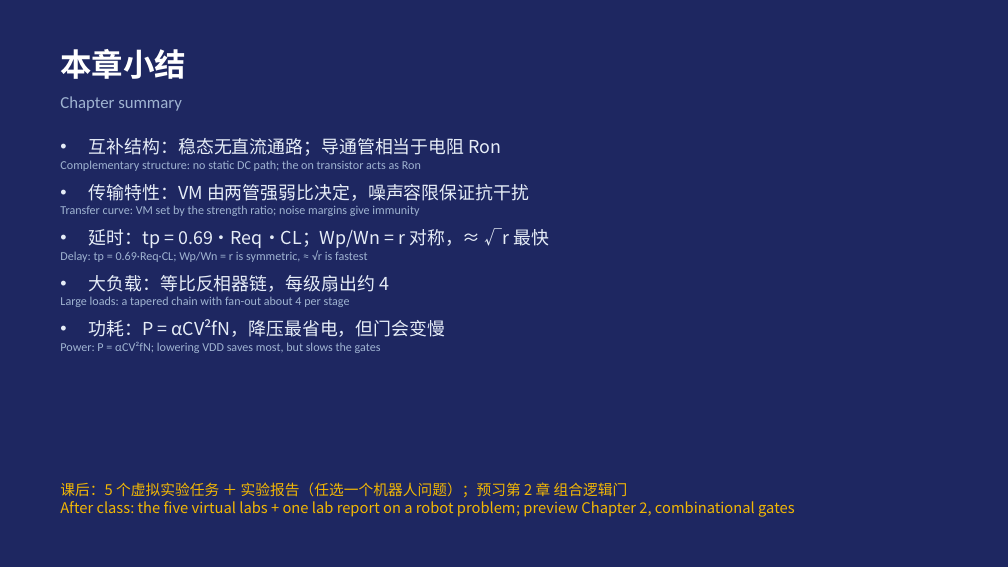
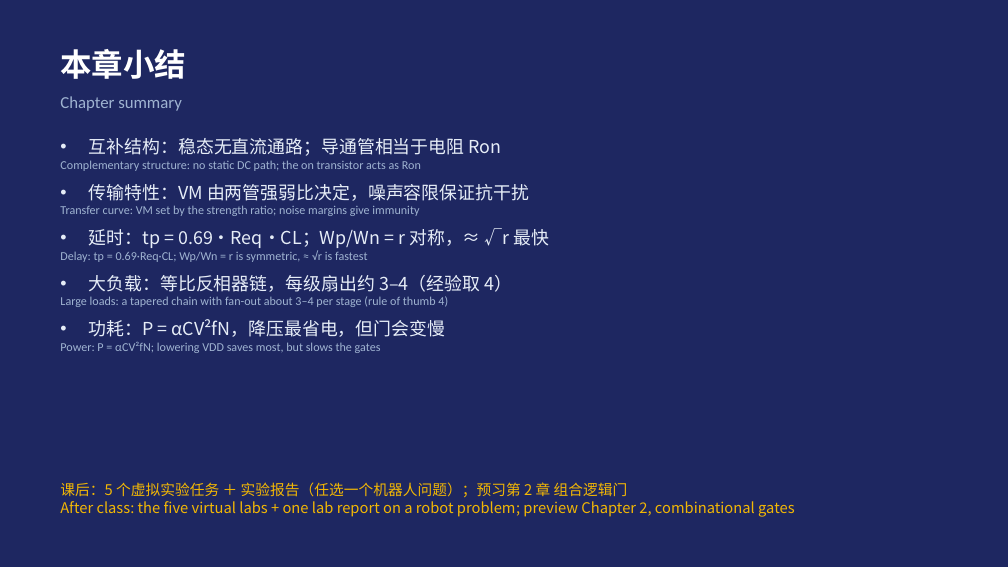
Before and after one commit to eddiezgq/WenQuest, a slide deck: slide 29 of samples/数字集成电路设计/课程资料/第1章 CMOS反相器/第一章课件.pptx. Drawn at 1008x567 pixels with LibreOffice and Linux fonts; fonts in the diff are those of the drawing. Boxes give left, top, right and bottom in pixels: in the first picture for what was removed or moved away, otherwise in the second. Text is boxed around its words. In the diff, an @@ line names an element or a change of style, - is before the commit and + after.

```diff
--- a/samples/数字集成电路设计/课程资料/第1章 CMOS反相器/第一章课件.pptx
+++ b/samples/数字集成电路设计/课程资料/第1章 CMOS反相器/第一章课件.pptx
@@ text at (60,275,512,307): text changed @@
-• 大负载：等比反相器链，每级扇出约 4
-Large loads: a tapered chain with fan-out about 4 per stage
+• 大负载：等比反相器链，每级扇出约 3–4（经验取 4）
+Large loads: a tapered chain with fan-out about 3–4 per stage (rule of thumb 4)
```
Also in this commit, not shown: 7 other slides changed, 32 other files.
